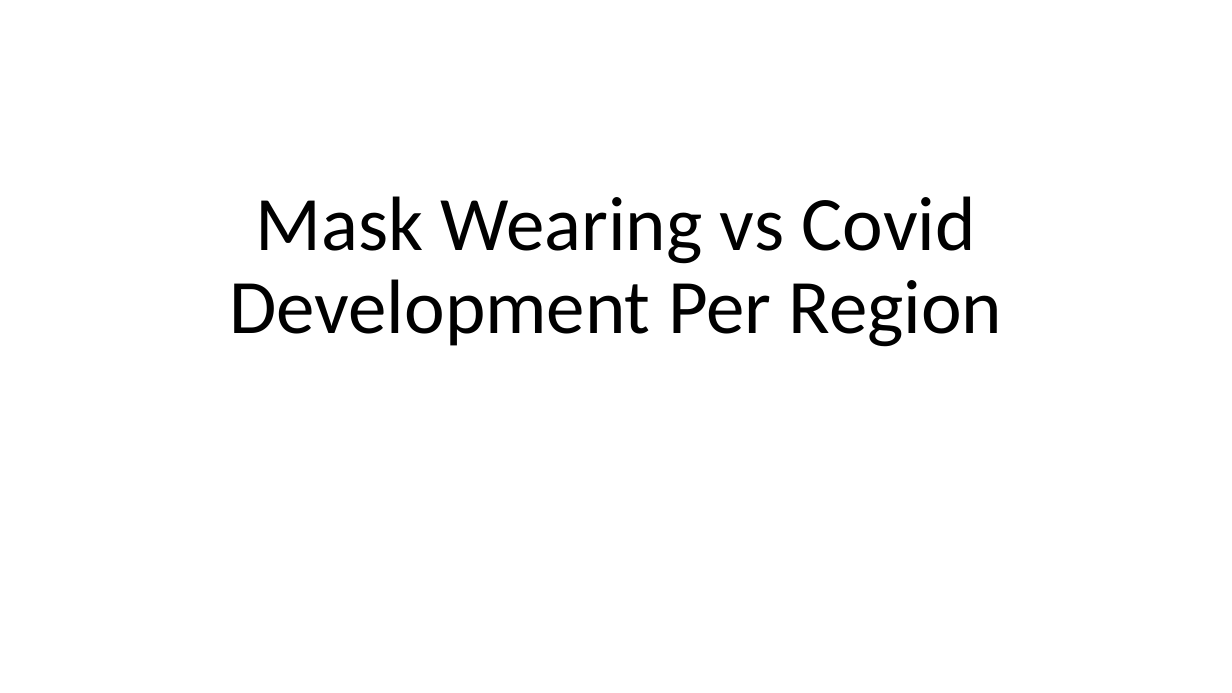
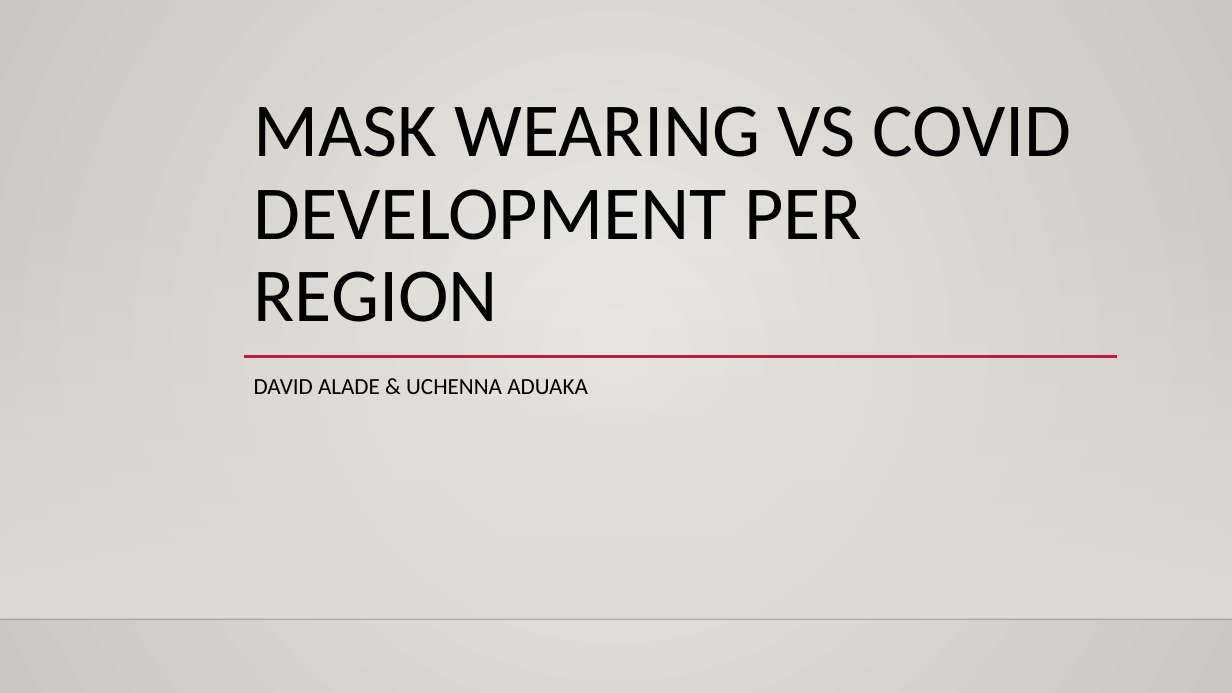
Before and after one commit to uchennaaduaka1/UMD-Data-Challenge-21, a slide deck: slide 1 of DC21041.pptx. Drawn at 1232x693 pixels with LibreOffice and Linux fonts; fonts in the diff are those of the drawing; background and template pictures are left out. Boxes give left, top, right and bottom in pixels: in the first picture for what was removed or moved away, otherwise in the second. Text is boxed around its words. In the diff, an @@ line names an element or a change of style, - is before the commit and + after.

```diff
--- a/DC21041.pptx
+++ b/DC21041.pptx
@@ background #FFFFFF to gradient #ECEAE7 to #CAC7C1 @@
@@ title at (254, 106, 1072, 322): text changed; size 60 to 59.4 pt @@
-Mask Wearing vs Covid Development Per Region
+MASK WEARING VS COVID DEVELOPMENT PER REGION
@@ rectangle added at (0, 204, 1232, 619), fill gradient #DFDBD5 @@
@@ line added from (244, 357) to (1117, 357), #B71E42 2.5 pt @@
@@ subtitle added at (254, 379, 588, 394), 18 pt, text #000000 @@
+DAVID ALADE & UCHENNA ADUAKA
@@ line added from (0, 619) to (1232, 619), #000001 1 pt @@
```
Also in this commit, not shown: 5 slides added, 2 other files.
